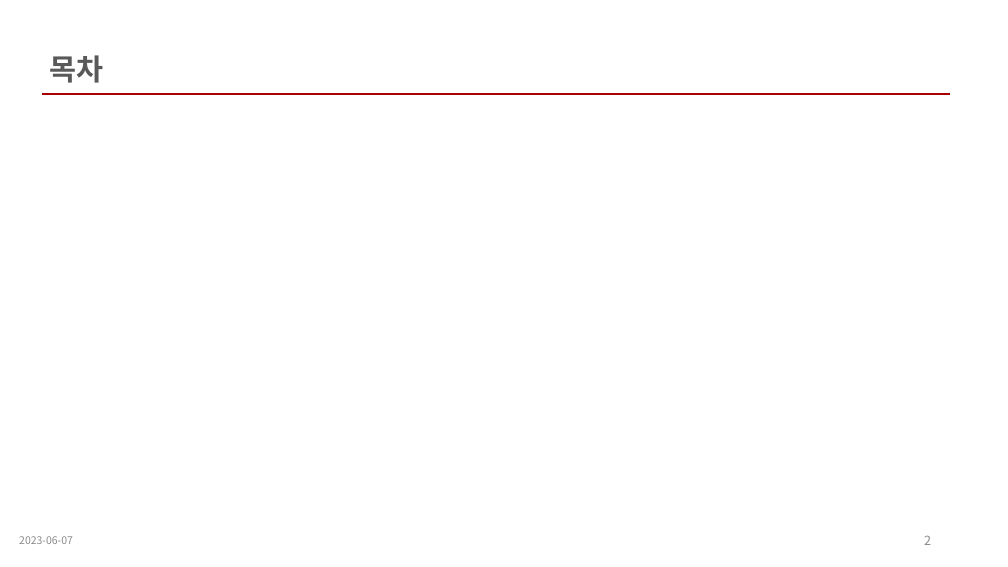
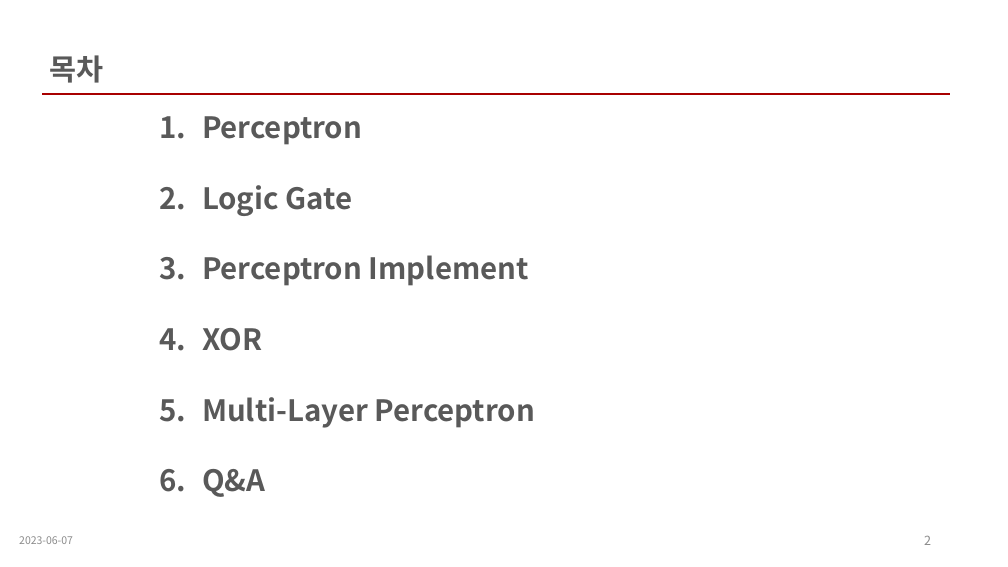
Before and after one commit to wkdnffla3/Dev_doc, a slide deck: slide 2 of deep_learning/DL_ppt/2_perceptron.pptx. Drawn at 1008x567 pixels with LibreOffice and Linux fonts; fonts in the diff are those of the drawing. Boxes give left, top, right and bottom in pixels: in the first picture for what was removed or moved away, otherwise in the second. Text is boxed around its words. In the diff, an @@ line names an element or a change of style, - is before the commit and + after.

```diff
--- a/deep_learning/DL_ppt/2_perceptron.pptx
+++ b/deep_learning/DL_ppt/2_perceptron.pptx
@@ text added at <box>202,116,535,497</box>, 28 pt, text #595959, bold @@
+1. Perceptron
+2. Logic Gate
+3. Perceptron Implement
+4. XOR
+5. Multi-Layer Perceptron
+6. Q&A
```
Also in this commit, not shown: 1 other slide changed, 8 slides added, 11 slides removed.
